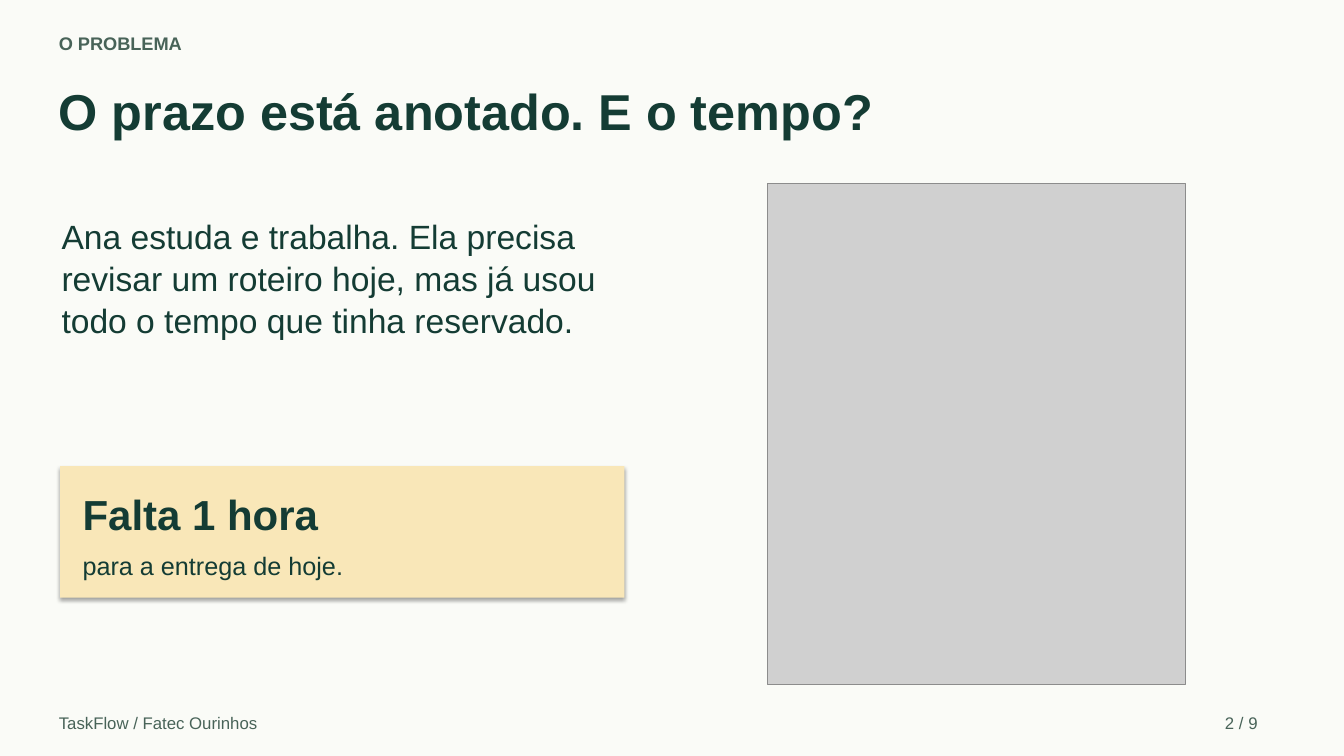
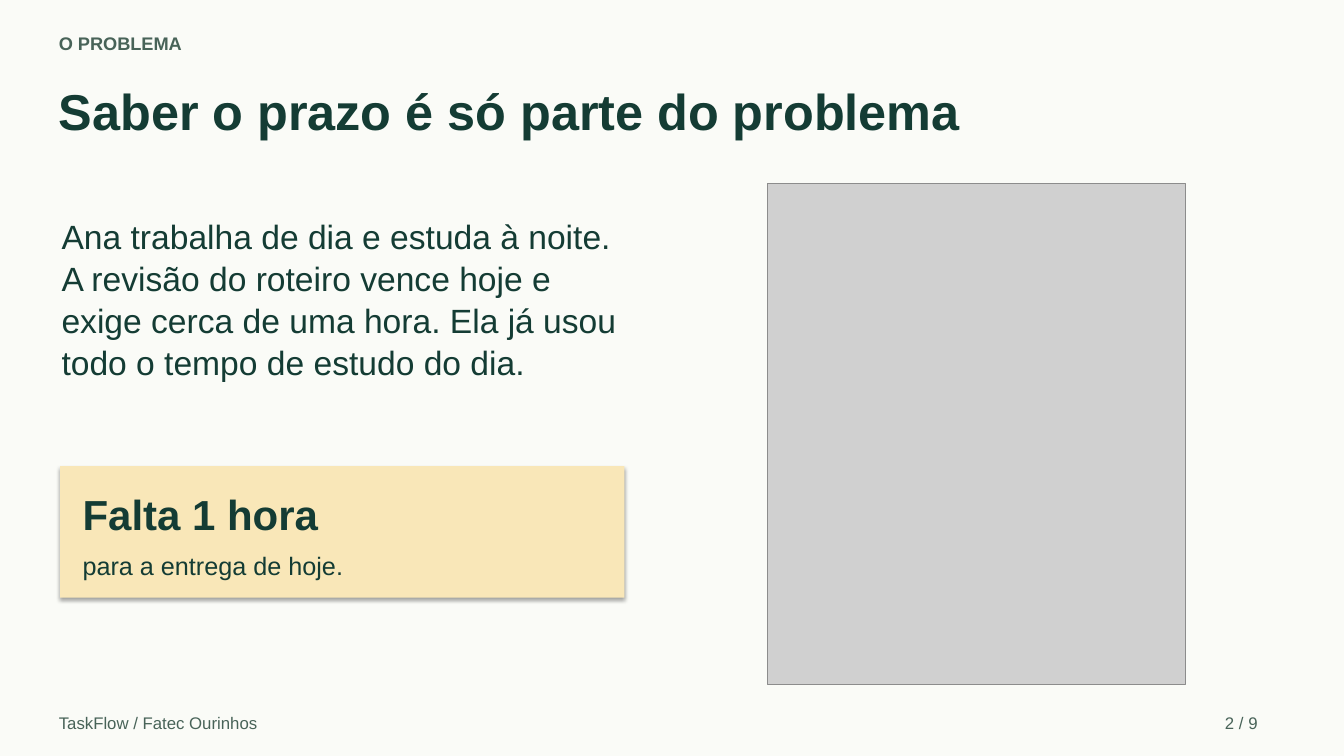
Before and after one commit to Guilherme2846/TaskFlow, a slide deck: slide 2 of docs/TaskFlow_Apresentacao.pptx. Drawn at 1344x756 pixels with LibreOffice and Linux fonts; fonts in the diff are those of the drawing; grey boxes stand for pictures. Boxes give left, top, right and bottom in pixels: in the first picture for what was removed or moved away, otherwise in the second. Text is boxed around its words. In the diff, an @@ line names an element or a change of style, - is before the commit and + after.

Commit message:
Explicita público, problema e proposta nos slides de abertura

```diff
--- a/docs/TaskFlow_Apresentacao.pptx
+++ b/docs/TaskFlow_Apresentacao.pptx
@@ text at (x1=59, y1=93, x2=960, y2=140): text changed @@
-O prazo está anotado. E o tempo?
+Saber o prazo é só parte do problema
@@ text at (x1=62, y1=224, x2=610, y2=250): text changed @@
-Ana estuda e trabalha. Ela precisa
+Ana trabalha de dia e estuda à noite.
@@ text at (x1=62, y1=266, x2=551, y2=298): text changed @@
-revisar um roteiro hoje, mas já usou
+A revisão do roteiro vence hoje e
@@ text added at (x1=62, y1=308, x2=616, y2=340), 24 pt, text #143C34 @@
+exige cerca de uma hora. Ela já usou
@@ text at (x1=62, y1=350, x2=524, y2=382): text changed @@
-todo o tempo que tinha reservado.
+todo o tempo de estudo do dia.
```
Also in this commit, not shown: 2 other slides changed, 1 other file.
